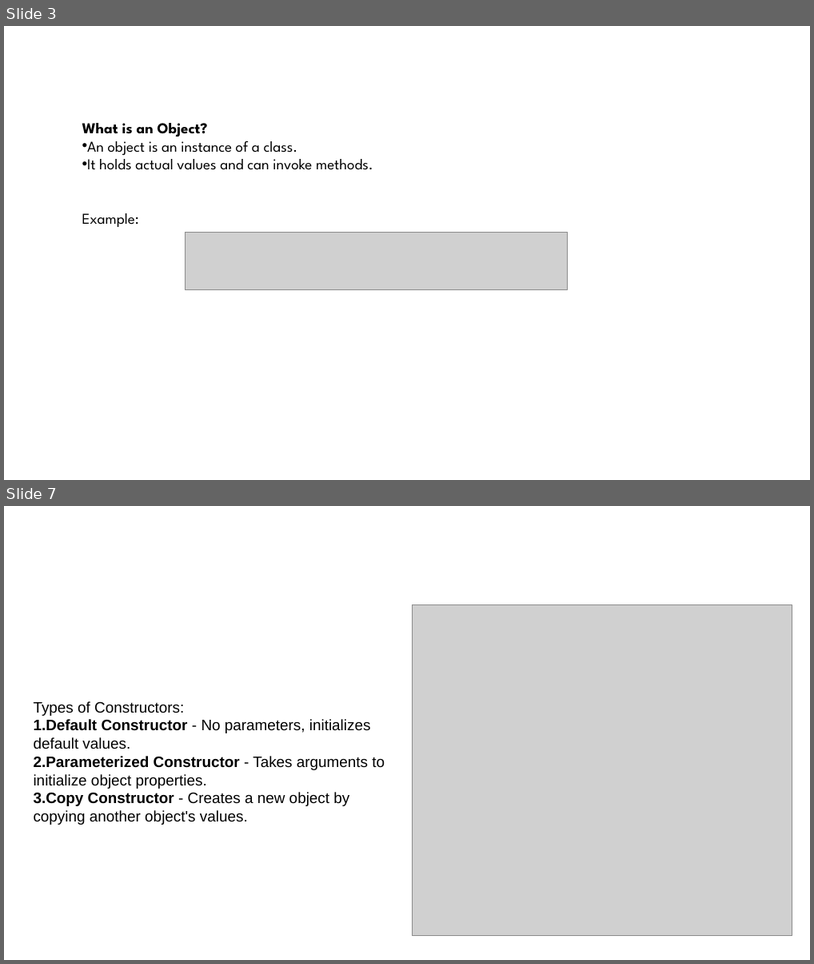
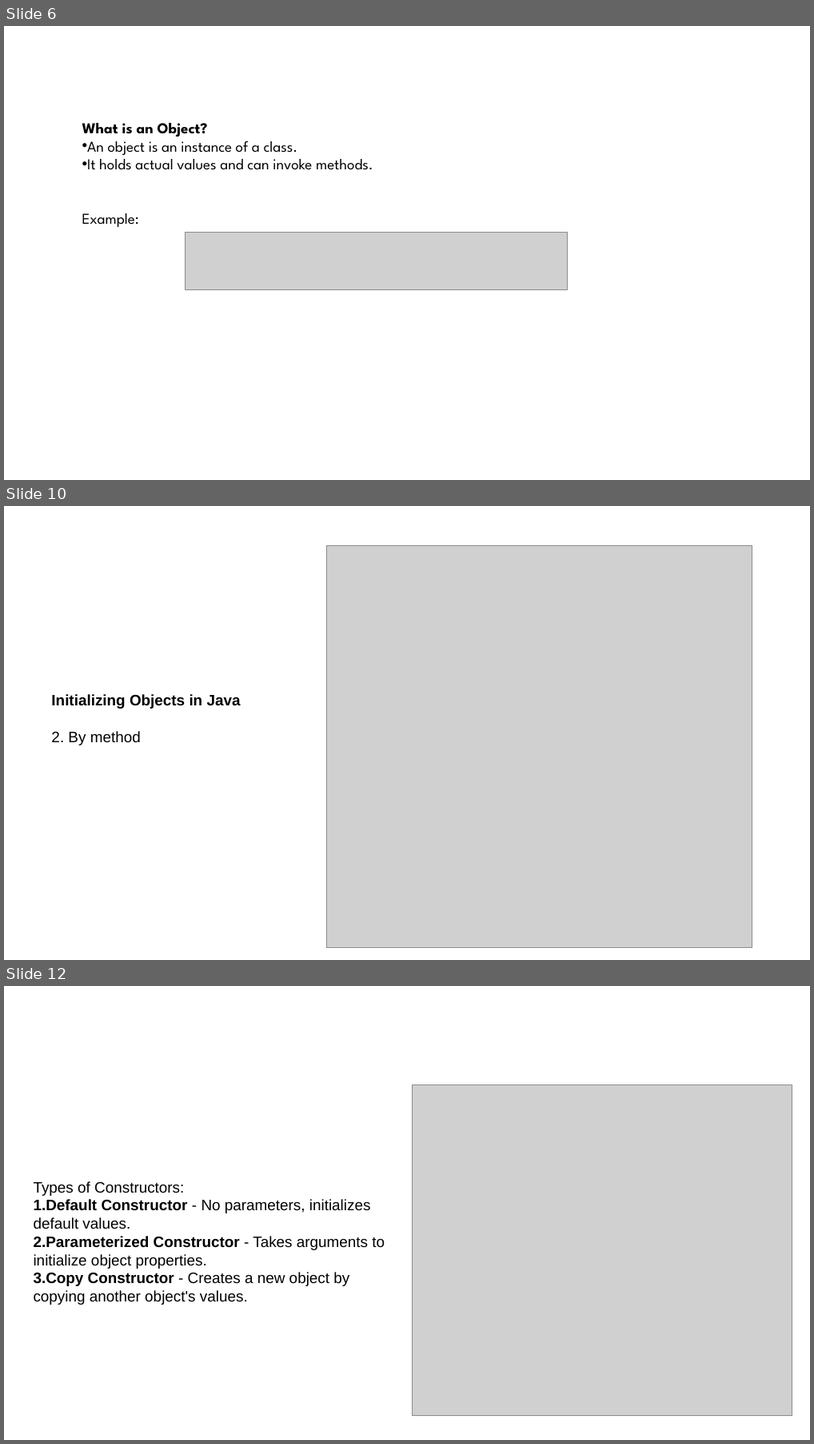
Before and after one commit to ashrafulparan2/SEU-Resources, a slide deck: CSE281/Lecture 2.pptx. Shown one above the other, each under a label of ours: slides 3 and 7 before the commit, slides 6, 10 and 12 after it; the slides between them are not shown. The pictures are 814x964 and 814x1444 pixels, drawn with LibreOffice and Linux fonts; fonts in the diff are those of the drawing; grey boxes stand for pictures; background and template pictures are left out. Boxes give left, top, right and bottom in pixels: in the first picture for what was removed or moved away, otherwise in the second. Text is boxed around its words. In the diff, an @@ line names an element or a change of style, - is before the commit and + after.

```diff
--- a/CSE281/Lecture 2.pptx
+++ b/CSE281/Lecture 2.pptx
@@ slide 10 added at (4, 506, 810, 960), background #FFFFFF @@
@@ picture added at (327, 546, 752, 948) @@
@@ text added at (51, 694, 241, 745), 18 pt, text #000000, bold @@
+Initializing Objects in Java
+2. By method
@@ what was slide 3 is now slide 6 @@
@@ what was slide 7 is now slide 12 @@
```
Also in this commit, not shown: 2 slides changed, 4 other slides added.
